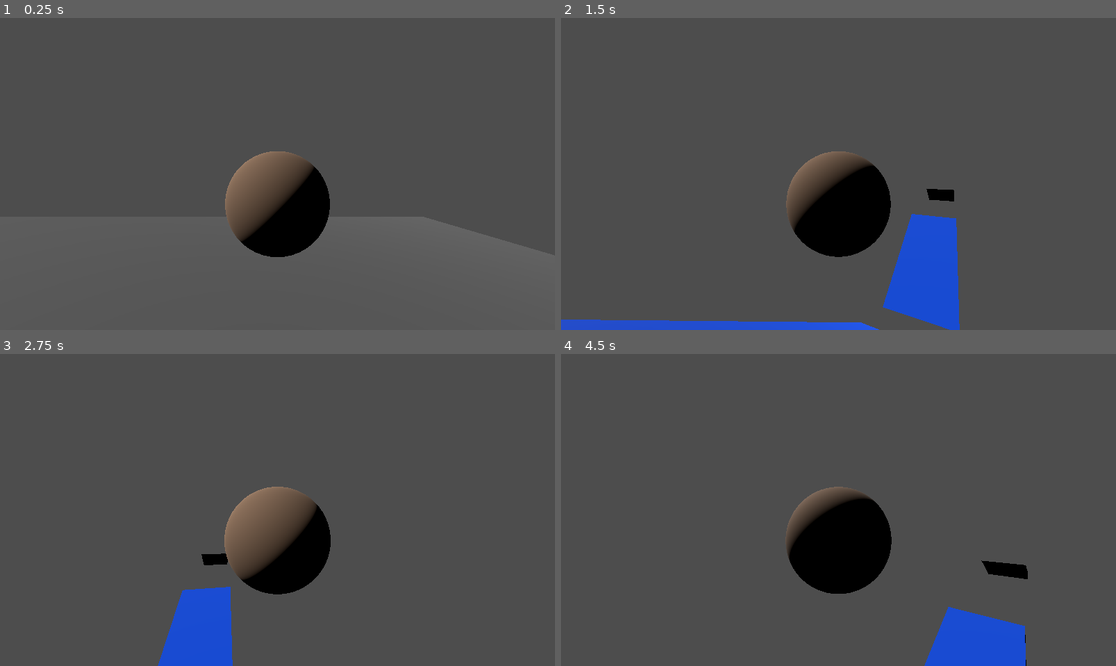
Above: before the commit, frames 1-4 (two rows, left to right).
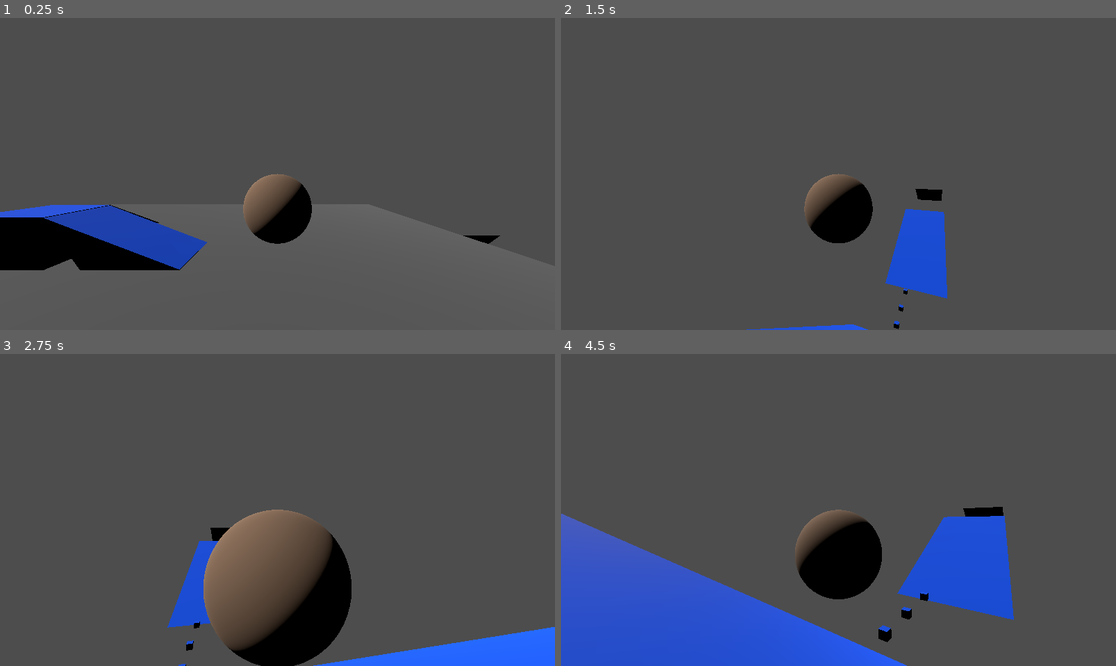
Above: after the commit, the same moments.

Repository: retro-dev-chuck/sk8terboiiii
Game: Godot game, scene res://Game/Sc_Game.tscn
Same seed, same stepped clock (60 frames per second), same inputs: the game is played once before the commit and once after it.
Inputs (mouse positions are in pixels of both pictures, inside the frame that each line leads up to):
- Up to frame 1 (0.25 s): no input
- Up to frame 2 (1.5 s): move the mouse to (866, 174) at 0.52 s; hold Shift (Sprint, bound only after the commit) 0.53-1.28 s; hold W (Up) from 0.53 s (still down); tap Space (Jump) at 0.77, 0.8, 1.07, 1.35 s; move the mouse to (810, 174) at 1.27 s
- Up to frame 3 (2.75 s): keep holding W (Up); tap Space (Jump) at 1.52, 1.82, 2.3 s; tap Shift (Sprint, bound only after the commit) at 1.55 s; move the mouse to (288, 503) at 2.02 s; hold Shift (Sprint, bound only after the commit) from 2.03 s (still down)
- Up to frame 4 (4.5 s): keep holding W (Up); move the mouse to (832, 516) at 2.77 s; release Shift (Sprint, bound only after the commit) at 2.78 s; tap Shift (Sprint, bound only after the commit) at 2.85, 4.35 s; tap Space (Jump) at 3.02, 3.32, 3.6, 3.77, 4.07 s; move the mouse to (877, 513) at 3.52 s; move the mouse to (794, 506) at 4.27 s

The runs differ from the first frame. In frame 1, 9.6% of the frame differs, in the area x 0-91%, y 42-81%; in frame 2, 6.9%; in frame 3, 15%; in frame 4, 26%, in the area x 0-85%, y 42-100%.

Commit message:
Back to basic movement

Diff:
--- a/CoolPlayer/CoolPlayer.gd
+++ b/CoolPlayer/CoolPlayer.gd
@@ -3,7 +3,6 @@
 @export var max_rotation_y: float = 75
 
 @export var speed: float = 5.0
-@export var slide_steer_speed: float = 1
 @export var jump_velocity: float = 4.5
 
 @export var pivot: Node3D
--- a/Game/Sc_Game.tscn
+++ b/Game/Sc_Game.tscn
@@ -1,15 +1,15 @@
 [gd_scene load_steps=10 format=3 uid="uid://b6nwq01uxjmcb"]
 
-[ext_resource type="PackedScene" uid="uid://bwmepum2xna3u" path="res://CoolPlayer/Pre_CoolPlayer.tscn" id="1_t8k4y"]
+[ext_resource type="PackedScene" uid="uid://bwmepum2xna3u" path="res://NotSoCoolPlayer/Pre_Player.tscn" id="1_t8k4y"]
 
-[sub_resource type="BoxMesh" id="BoxMesh_ci11m"]
-size = Vector3(10, 0.2, 10)
+[sub_resource type="BoxShape3D" id="BoxShape3D_t8k4y"]
+size = Vector3(10, 0.1, 10)
+
+[sub_resource type="BoxMesh" id="BoxMesh_t8k4y"]
+size = Vector3(10, 0.1, 10)
 
 [sub_resource type="StandardMaterial3D" id="StandardMaterial3D_pa8ys"]
 albedo_color = Color(0.370364, 0.370364, 0.370364, 1)
-
-[sub_resource type="BoxShape3D" id="BoxShape3D_t8k4y"]
-size = Vector3(10, 0.1, 10)
 
 [sub_resource type="PrismMesh" id="PrismMesh_ekh0v"]
 size = Vector3(3, 1, 1)
@@ -26,25 +26,26 @@
 
 [node name="Game" type="Node3D"]
 
+[node name="Player" parent="." instance=ExtResource("1_t8k4y")]
+transform = Transform3D(1, 0, 0, 0, 1, 0, 0, 0, 1, 1.43871, 1.3167, 0)
+
 [node name="DirectionalLight3D" type="DirectionalLight3D" parent="."]
 transform = Transform3D(-3.09086e-08, 0.707107, -0.707107, 3.09086e-08, 0.707107, 0.707107, 1, 0, -4.37114e-08, 2.44475, 5.85689, 0)
 
-[node name="TestGround" type="MeshInstance3D" parent="."]
-mesh = SubResource("BoxMesh_ci11m")
-surface_material_override/0 = SubResource("StandardMaterial3D_pa8ys")
+[node name="TestGround" type="StaticBody3D" parent="."]
+collision_mask = 3
 
-[node name="StaticBody3D" type="StaticBody3D" parent="TestGround"]
-
-[node name="CollisionShape3D" type="CollisionShape3D" parent="TestGround/StaticBody3D"]
+[node name="CollisionShape3D" type="CollisionShape3D" parent="TestGround"]
 shape = SubResource("BoxShape3D_t8k4y")
 
-[node name="CoolPlayer" parent="." instance=ExtResource("1_t8k4y")]
-transform = Transform3D(1, 0, 0, 0, 1, 0, 0, 0, 1, 2.44475, 0.937027, -3.45203)
-input_ray_pickable = false
-floor_max_angle = 0.261799
+[node name="TestGround" type="MeshInstance3D" parent="TestGround"]
+mesh = SubResource("BoxMesh_t8k4y")
+skeleton = NodePath("../..")
+surface_material_override/0 = SubResource("StandardMaterial3D_pa8ys")
 
 [node name="Ramp1" type="StaticBody3D" parent="."]
 transform = Transform3D(0.581058, 0.813862, 0, -0.813862, 0.581058, 0, 0, 0, 1, -0.175791, -0.232983, 0)
+collision_mask = 3
 
 [node name="MeshInstance3D" type="MeshInstance3D" parent="Ramp1"]
 mesh = SubResource("PrismMesh_ekh0v")
@@ -56,6 +57,7 @@
 
 [node name="Ramp3" type="StaticBody3D" parent="."]
 transform = Transform3D(-4.19942e-07, -2.0635e-07, 18.3985, 9.2865, -4.79906, -2.79067e-07, 13.6796, 3.25789, 7.54254e-07, -0.0557402, -17.2263, -22.917)
+collision_mask = 3
 
 [node name="MeshInstance3D" type="MeshInstance3D" parent="Ramp3"]
 mesh = SubResource("PrismMesh_ekh0v")
@@ -66,7 +68,8 @@
 shape = SubResource("ConcavePolygonShape3D_s8n1p")
 
 [node name="Ramp4" type="StaticBody3D" parent="."]
-transform = Transform3D(6.79134e-07, -8.67171e-08, 18.3985, -5.65492, -5.4506, 0, 15.5368, -1.98386, -8.04225e-07, -0.175791, -29.3268, -85.1537)
+transform = Transform3D(6.79134e-07, -8.67171e-08, 18.3985, -5.65492, -5.4506, 0, 15.5368, -1.98386, -8.04225e-07, -0.175791, -29.3268, -98.5592)
+collision_mask = 3
 
 [node name="MeshInstance3D" type="MeshInstance3D" parent="Ramp4"]
 mesh = SubResource("PrismMesh_ekh0v")
@@ -78,6 +81,7 @@
 
 [node name="Ramp5" type="StaticBody3D" parent="."]
 transform = Transform3D(-4.19942e-07, -2.0635e-07, 18.3985, 3.81709, -5.64371, -5.28963e-07, 16.0872, 1.33911, 6.05786e-07, -0.175791, -20.3647, -196.724)
+collision_mask = 3
 
 [node name="MeshInstance3D" type="MeshInstance3D" parent="Ramp5"]
 mesh = SubResource("PrismMesh_ekh0v")
@@ -89,6 +93,7 @@
 
 [node name="Ramp2" type="StaticBody3D" parent="."]
 transform = Transform3D(-2.53989e-08, -3.5575e-08, -1, -0.164617, 0.986358, -3.09086e-08, 0.986358, 0.164617, -3.09086e-08, -1.94444, 0.208772, -0.584358)
+collision_mask = 3
 
 [node name="MeshInstance3D" type="MeshInstance3D" parent="Ramp2"]
 mesh = SubResource("PrismMesh_ekh0v")
@@ -109,3 +114,45 @@
 [node name="CollisionShape3D" type="CollisionShape3D" parent="Cube"]
 transform = Transform3D(1, 0, 0, 0, 1, 0, 0, 0, 1, -1.94101, 0.199485, 0)
 shape = SubResource("BoxShape3D_rw5j3")
+
+[node name="Cube2" type="StaticBody3D" parent="."]
+transform = Transform3D(1, 0, 0, 0, 1, 0, 0, 0, 1, 0, -32.2583, -53.2395)
+collision_mask = 3
+
+[node name="Visual" type="MeshInstance3D" parent="Cube2"]
+transform = Transform3D(1, 0, 0, 0, 1, 0, 0, 0, 1, -1.94101, 0.199485, 0)
+mesh = SubResource("BoxMesh_d0pv1")
+skeleton = NodePath("../..")
+surface_material_override/0 = SubResource("StandardMaterial3D_v3iej")
+
+[node name="CollisionShape3D" type="CollisionShape3D" parent="Cube2"]
+transform = Transform3D(1, 0, 0, 0, 1, 0, 0, 0, 1, -1.94101, 0.199485, 0)
+shape = SubResource("BoxShape3D_rw5j3")
+
+[node name="Cube3" type="StaticBody3D" parent="."]
+transform = Transform3D(1, 0, 0, 0, 1, 0, 0, 0, 1, 0, -32.2583, -59.472)
+collision_mask = 3
+
+[node name="Visual" type="MeshInstance3D" parent="Cube3"]
+transform = Transform3D(1, 0, 0, 0, 1, 0, 0, 0, 1, -1.94101, 0.199485, 0)
+mesh = SubResource("BoxMesh_d0pv1")
+skeleton = NodePath("../..")
+surface_material_override/0 = SubResource("StandardMaterial3D_v3iej")
+
+[node name="CollisionShape3D" type="CollisionShape3D" parent="Cube3"]
+transform = Transform3D(1, 0, 0, 0, 1, 0, 0, 0, 1, -1.94101, 0.199485, 0)
+shape = SubResource("BoxShape3D_rw5j3")
+
+[node name="Cube4" type="StaticBody3D" parent="."]
+transform = Transform3D(1, 0, 0, 0, 1, 0, 0, 0, 1, 0, -32.2583, -67.257)
+collision_mask = 3
+
+[node name="Visual" type="MeshInstance3D" parent="Cube4"]
+transform = Transform3D(1, 0, 0, 0, 1, 0, 0, 0, 1, -1.94101, 0.199485, 0)
+mesh = SubResource("BoxMesh_d0pv1")
+skeleton = NodePath("../..")
+surface_material_override/0 = SubResource("StandardMaterial3D_v3iej")
+
+[node name="CollisionShape3D" type="CollisionShape3D" parent="Cube4"]
+transform = Transform3D(1, 0, 0, 0, 1, 0, 0, 0, 1, -1.94101, 0.199485, 0)
+shape = SubResource("BoxShape3D_rw5j3")
--- /dev/null
+++ b/NotSoCoolPlayer/PlayerMovement.gd
@@ -0,0 +1,51 @@
+class_name PlayerMovement extends CharacterBody3D
+
+@export var max_rotation_y: float = 75
+
+@export var speed: float = 5.0
+@export var sprint_speed: float = 8.0
+@export var jump_velocity: float = 4.5
+
+@export var pivot: Node3D
+@export var sensitivity: float = 0.5
+
+var input_dir: Vector2 = Vector2.ZERO
+var direction: Vector3 = Vector3.ZERO
+
+func _ready() -> void:
+	Input.mouse_mode = Input.MOUSE_MODE_CAPTURED
+
+func _input(event: InputEvent) -> void:
+	if event is InputEventMouseMotion:
+		rotate_y(deg_to_rad(-event.relative.x * sensitivity))
+		pivot.rotate_x(deg_to_rad(-event.relative.y * sensitivity))
+		pivot.rotation.x = clamp(pivot.rotation.x, deg_to_rad(-max_rotation_y), deg_to_rad(max_rotation_y))
+
+func _physics_process(delta: float) -> void:
+	if Input.is_action_just_pressed("Quit"):
+		get_tree().quit()
+
+	if not is_on_floor():
+		velocity += get_gravity() * delta
+
+	input_dir = Input.get_vector("Left", "Right", "Up", "Down")
+
+	_handle_ground_movement(delta, velocity)
+
+	move_and_slide()
+
+func _handle_ground_movement(delta: float, vel: Vector3) -> void:
+	if Input.is_action_just_pressed("Jump") and is_on_floor():
+		velocity.y = jump_velocity
+
+	var acceleration: float = speed
+	if Input.is_action_pressed("Sprint"):
+		acceleration = sprint_speed
+
+	var direction := (transform.basis * Vector3(input_dir.x, 0, input_dir.y)).normalized()
+	if direction:
+		velocity.x = direction.x * acceleration
+		velocity.z = direction.z * acceleration
+	else:
+		velocity.x = move_toward(velocity.x, 0, acceleration)
+		velocity.z = move_toward(velocity.z, 0, acceleration)
--- a/CoolPlayer/Pre_CoolPlayer.tscn
+++ b/NotSoCoolPlayer/Pre_Player.tscn
@@ -1,6 +1,6 @@
 [gd_scene load_steps=7 format=3 uid="uid://bwmepum2xna3u"]
 
-[ext_resource type="Script" uid="uid://cl0nol733ky2c" path="res://CoolPlayer/CoolPlayer.gd" id="1_e6h3x"]
+[ext_resource type="Script" uid="uid://dovlpcqil45w8" path="res://NotSoCoolPlayer/PlayerMovement.gd" id="1_e6h3x"]
 
 [sub_resource type="SphereShape3D" id="SphereShape3D_e6h3x"]
 radius = 0.3
@@ -17,18 +17,19 @@
 radius = 0.1
 height = 0.2
 
-[node name="CoolPlayer" type="CharacterBody3D" node_paths=PackedStringArray("pivot", "groundcast")]
-axis_lock_angular_x = true
-axis_lock_angular_y = true
-axis_lock_angular_z = true
+[node name="Player" type="CharacterBody3D" node_paths=PackedStringArray("pivot")]
+collision_layer = 2
+collision_mask = 3
 floor_stop_on_slope = false
-floor_max_angle = 0.244346
+floor_snap_length = 0.3
 script = ExtResource("1_e6h3x")
-speed = 10.0
-jump_velocity = 6.0
+max_rotation_y = 80.0
+speed = 8.0
+sprint_speed = 12.0
+jump_velocity = 10.0
 pivot = NodePath("CameraOrigin")
-groundcast = NodePath("GroundCast")
-metadata/_custom_type_script = "uid://cl0nol733ky2c"
+sensitivity = 0.45
+metadata/_custom_type_script = "uid://dovlpcqil45w8"
 
 [node name="GroundCast" type="ShapeCast3D" parent="."]
 transform = Transform3D(1, 0, 0, 0, 1, 0, 0, 0, 1, 0, 0.674715, 0)
@@ -50,11 +51,12 @@
 mesh = SubResource("SphereMesh_e7ehh")
 
 [node name="CameraOrigin" type="Node3D" parent="."]
-transform = Transform3D(1, 0, 0, 0, 1, 0, 0, 0, 1, 0, 0.278482, 0)
+transform = Transform3D(1, 0, 0, 0, 1, 0, 0, 0, 1, 0, 0.499751, 0)
 
 [node name="SpringArm3D" type="SpringArm3D" parent="CameraOrigin"]
-spring_length = 2.0
+spring_length = 3.0
 margin = 0.5
 
 [node name="Camera3D" type="Camera3D" parent="CameraOrigin/SpringArm3D"]
-transform = Transform3D(1, 0, 0, 0, 1, 0, 0, 0, 1, 0, 0, 2)
+transform = Transform3D(1, 0, 0, 0, 1, 0, 0, 0, 1, 0, 0, 3)
+current = true
--- a/project.godot
+++ b/project.godot
@@ -58,6 +58,15 @@
 "events": [Object(InputEventKey,"resource_local_to_scene":false,"resource_name":"","device":-1,"window_id":0,"alt_press …(195 unchanged characters)…
 ]
 }
+Sprint={
+"deadzone": 0.2,
+"events": [Object(InputEventKey,"resource_local_to_scene":false,"resource_name":"","device":-1,"window_id":0,"alt_pressed":false,"shift_pressed":false,"ctrl_pressed":false,"meta_pressed":false,"pressed":false,"keycode":0,"physical_keycode":4194325,"key_label":0,"unicode":0,"location":0,"echo":false,"script":null)
+]
+}
+
+[layer_names]
+
+3d_physics/layer_2="Player"
 
 [physics]
 
Not shown, added: NotSoCoolPlayer/PlayerMovement.gd.uid
